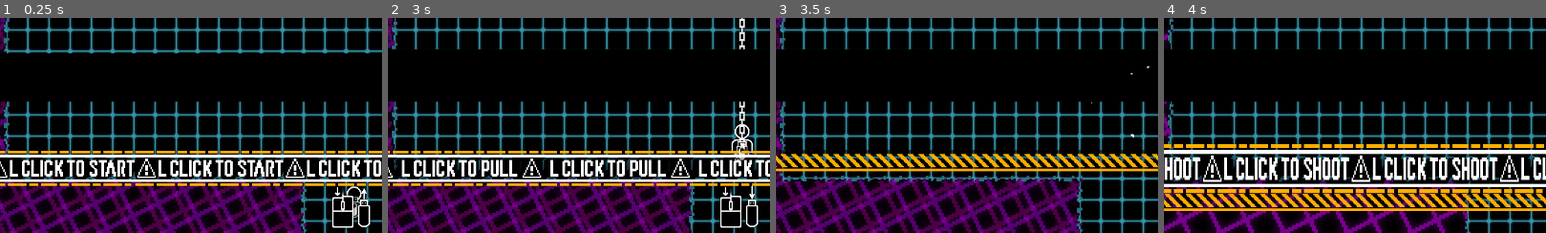
Above: before the commit, frames 1-4 (left to right).
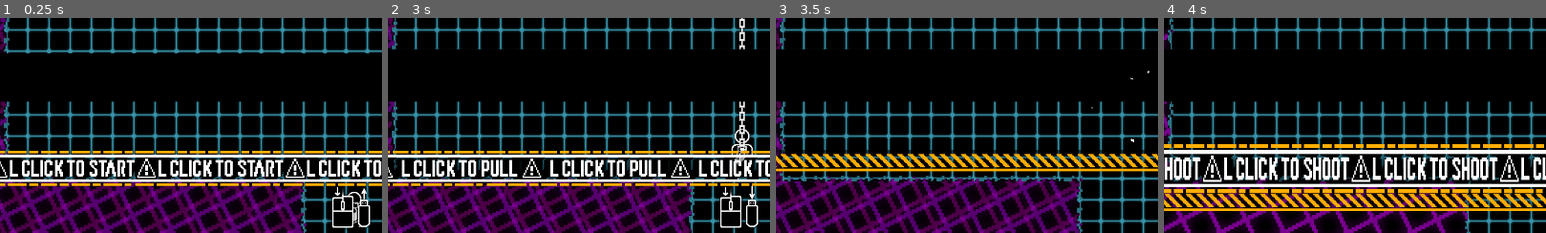
Above: after the commit, the same moments.

Repository: SomeSortOfSam/Hardest_Drive
Game: Godot game, scene res://scenes/gamplay.tscn
The game is run twice, just before and just after one commit, with the same random seed, the same clock (stepped at 60 frames per second) and the same inputs. Sound files missing from this copy of the repository are replaced by a short silence.
Inputs (mouse positions are % of the whole screen's width and height, from its top left):
- Up to frame 1 (0.25 s): no input
- Up to frame 2 (3 s): move the mouse to (72, 45) at 0.52 s; hold D (player_right) 0.53-1.28 s; click (72, 45) at 0.67 s; move the mouse to (30, 55) at 1.27 s; hold S (player_down) 1.28-2.03 s; move the mouse to (60, 28) at 2.02 s; hold D (player_right) 2.03-2.78 s; move the mouse to (45, 70) at 2.77 s; hold W (player_up) from 2.78 s (still down); click (45, 70) at 2.92 s
- Up to frame 3 (3.5 s): keep holding W (player_up)
- Up to frame 4 (4 s): move the mouse to (80, 65) at 3.52 s; release W (player_up) at 3.53 s; hold A (player_left) from 3.53 s (still down)
The pictures show only the part of the screen within x 2-52%, y 50-100%; the shares and areas given below are measured in that part.

The runs differ from the first frame. In frame 1, 0.2% of the frame differs, in the area x 90-95%, y 78-98%; in frame 2, 0.4%, in the area x 89-96%, y 49-76%; in frame 3, less than 0.1%; in frame 4, nothing differs.

Commit message:
Fixed UIDs

Diff:
--- a/scenes/enemy.tscn
+++ b/scenes/enemy.tscn
@@ -119,30 +119,6 @@
 "update": 1,
 "values": [0, 1, 2, 3, 4, 5, 5]
 }
-tracks/1/type = "value"
-tracks/1/imported = false
-tracks/1/enabled = true
-tracks/1/path = NodePath("WalkDust:emitting")
-tracks/1/interp = 1
-tracks/1/loop_wrap = true
-tracks/1/keys = {
-"times": PackedFloat32Array(0),
-"transitions": PackedFloat32Array(1),
-"update": 1,
-"values": [true]
-}
-tracks/2/type = "value"
-tracks/2/imported = false
-tracks/2/enabled = true
-tracks/2/path = NodePath("Sprite2D/Destroy:emitting")
-tracks/2/interp = 1
-tracks/2/loop_wrap = true
-tracks/2/keys = {
-"times": PackedFloat32Array(0),
-"transitions": PackedFloat32Array(1),
-"update": 1,
-"values": [false]
-}
 
 [sub_resource type="AnimationLibrary" id="AnimationLibrary_tcx8n"]
 _data = {
--- a/scenes/player.tscn
+++ b/scenes/player.tscn
@@ -152,62 +152,6 @@
 
 [sub_resource type="Animation" id="Animation_t5hua"]
 resource_name = "Respawn"
-length = 0.7
-tracks/0/type = "bezier"
-tracks/0/imported = false
-tracks/0/enabled = true
-tracks/0/path = NodePath("Rotor:position:y")
-tracks/0/interp = 1
-tracks/0/loop_wrap = true
-tracks/0/keys = {
-"handle_modes": PackedInt32Array(0, 0, 0),
-"points": PackedFloat32Array(-10, -0.25, 0, 0.25, 0, 15, -0.25, 0, 0.25, 0, 10, -0.25, 0, 0.25, 0),
-"times": PackedFloat32Array(0, 0.4, 0.7)
-}
-tracks/1/type = "bezier"
-tracks/1/imported = false
-tracks/1/enabled = true
-tracks/1/path = NodePath(".:modulate:a")
-tracks/1/interp = 1
-tracks/1/loop_wrap = true
-tracks/1/keys = {
-"handle_modes": PackedInt32Array(0, 0),
-"points": PackedFloat32Array(1, -0.25, 0, 0.25, 0, 1, -0.25, 0, 0.25, 0),
-"times": PackedFloat32Array(0, 0.7)
-}
-tracks/2/type = "bezier"
-tracks/2/imported = false
-tracks/2/enabled = true
-tracks/2/path = NodePath("AnimatedSprite2D:position:y")
-tracks/2/interp = 1
-tracks/2/loop_wrap = true
-tracks/2/keys = {
-"handle_modes": PackedInt32Array(0, 0, 0),
-"points": PackedFloat32Array(-30, -0.25, 0, 0.25, 0, 15, -0.25, 0, 0.25, 0, 0, -0.25, 0, 0.25, 0),
-"times": PackedFloat32Array(0, 0.4, 0.7)
-}
-tracks/3/type = "bezier"
-tracks/3/imported = false
-tracks/3/enabled = true
-tracks/3/path = NodePath("AnimatedSprite2D:scale:x")
-tracks/3/interp = 1
-tracks/3/loop_wrap = true
-tracks/3/keys = {
-"handle_modes": PackedInt32Array(0, 0, 0),
-"points": PackedFloat32Array(0.5, -0.25, 0, 0.25, 0, 1.5, -0.25, 0, 0.25, 0, 1, -0.25, 0, 0.25, 0),
-"times": PackedFloat32Array(0, 0.4, 0.7)
-}
-tracks/4/type = "bezier"
-tracks/4/imported = false
-tracks/4/enabled = true
-tracks/4/path = NodePath("AnimatedSprite2D:scale:y")
-tracks/4/interp = 1
-tracks/4/loop_wrap = true
-tracks/4/keys = {
-"handle_modes": PackedInt32Array(0, 0, 0),
-"points": PackedFloat32Array(1.5, -0.25, 0, 0.25, 0, 0.5, -0.25, 0, 0.25, 0, 1, -0.25, 0, 0.25, 0),
-"times": PackedFloat32Array(0, 0.4, 0.7)
-}
 
 [sub_resource type="Animation" id="Animation_4aixl"]
 resource_name = "WalkBounce"
@@ -507,7 +451,6 @@
 
 [node name="AnimatedSprite2D" type="AnimatedSprite2D" parent="."]
 z_index = 1
-position = Vector2(0, -7.5)
 sprite_frames = SubResource("SpriteFrames_761ax")
 animation = &"Idle"
 
@@ -525,7 +468,7 @@
 texture_mode = 1
 
 [node name="Rotor" type="Node2D" parent="."]
-position = Vector2(0, 2.5)
+position = Vector2(0, 10)
 scale = Vector2(0.5, 0.5)
 
 [node name="Sprite2D" type="Sprite2D" parent="Rotor"]
Not shown: 1 places in scenes/box.tscn that only renumber resources
Not shown: 1 places in scenes/tutorial.tscn that only renumber resources
